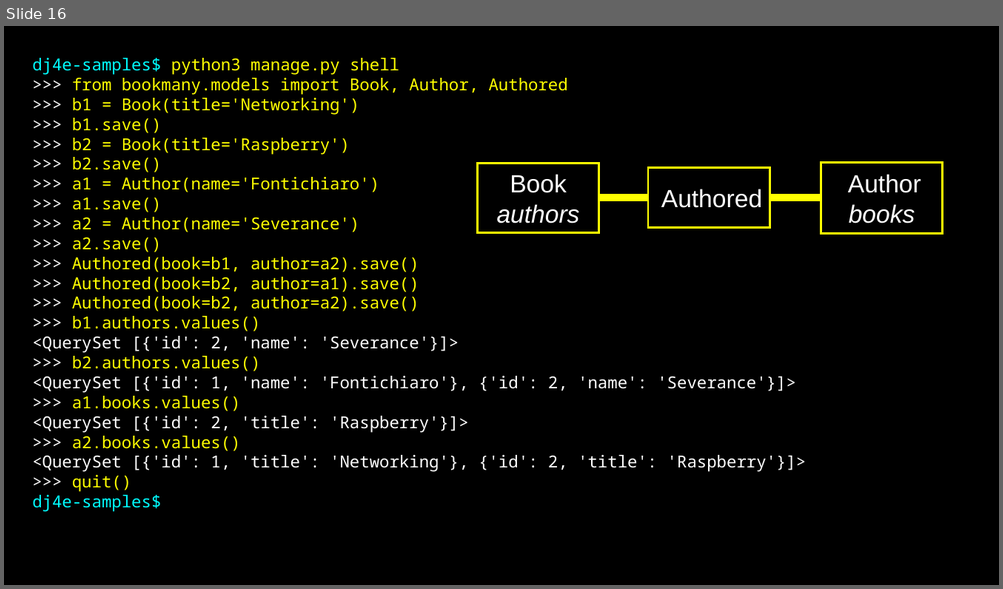
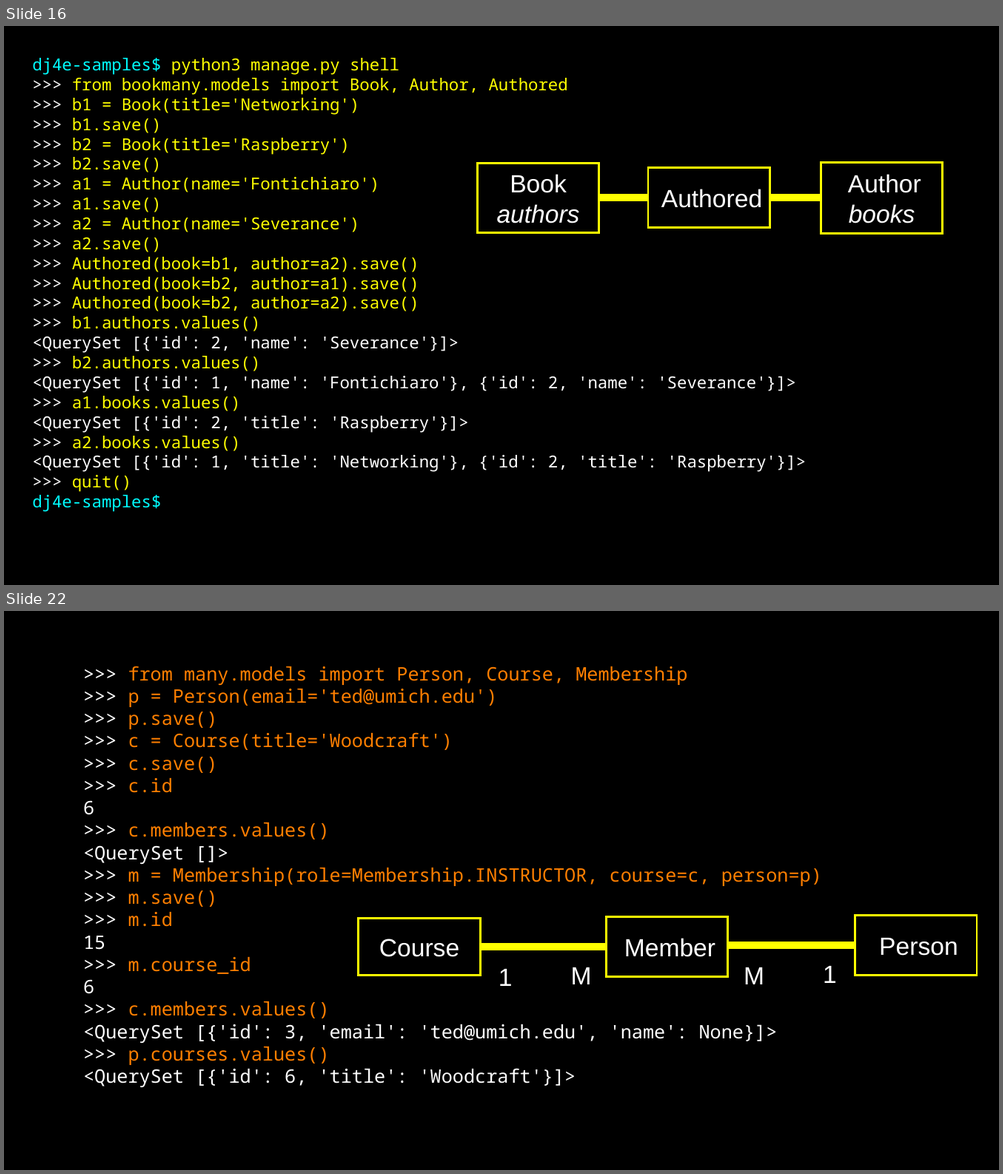
Before and after one commit to csev/dj4e, a slide deck: lectures/DJ-04-Many-To-Many.pptx. Shown one above the other, each under a label of ours: slide 16 before the commit, slides 16 and 22 after it; the slides between them are not shown. The pictures are 1003x589 and 1003x1174 pixels, drawn with LibreOffice and Linux fonts; fonts in the diff are those of the drawing. Boxes give left, top, right and bottom in pixels: in the first picture for what was removed or moved away, otherwise in the second. Text is boxed around its words. In the diff, an @@ line names an element or a change of style, - is before the commit and + after.

```diff
--- a/lectures/DJ-04-Many-To-Many.pptx
+++ b/lectures/DJ-04-Many-To-Many.pptx
@@ slide 22 added at [4,611,999,1170], background #000000 @@
@@ text added at [83,666,822,1088], 18 pt, text #FF7F00 @@
+>>> from many.models import Person, Course, Membership
+>>> p = Person(email='ted@umich.edu')
+>>> p.save()
+>>> c = Course(title='Woodcraft')
+>>> c.save()
+>>> c.id
+6
+>>> c.members.values()
+<QuerySet []>
+>>> m = Membership(role=Membership.INSTRUCTOR, course=c, person=p)
+>>> m.save()
+>>> m.id
+15
+>>> m.course_id
+6
+>>> c.members.values()
+<QuerySet [{'id': 3, 'email': 'ted@umich.edu', 'name': None}]>
+>>> p.courses.values()
+<QuerySet [{'id': 6, 'title': 'Woodcraft'}]>
@@ rectangle added at [358,918,480,975], outline #FFFF00 2 pt, 24 pt, text #FFFFFF @@
+Course
@@ rectangle added at [606,917,728,977], outline #FFFF00 2 pt, 24 pt, text #FFFFFF @@
+Member
@@ rectangle added at [854,915,976,975], outline #FFFF00 2 pt, 24 pt, text #FFFFFF @@
+Person
@@ line added from (480, 947) to (606, 947), #FFFF00 7 pt @@
@@ line added from (729, 945) to (854, 945), #FFFF00 7 pt @@
@@ text added at [498,969,512,986], 24 pt, text #FFFFFF @@
+1
@@ text added at [571,968,592,985], 24 pt, text #FFFFFF @@
+M
@@ text added at [743,968,764,985], 24 pt, text #FFFFFF @@
+M
@@ text added at [822,966,836,983], 24 pt, text #FFFFFF @@
+1
```
Also in this commit, not shown: 1 slide changed, 16 other slides added.
